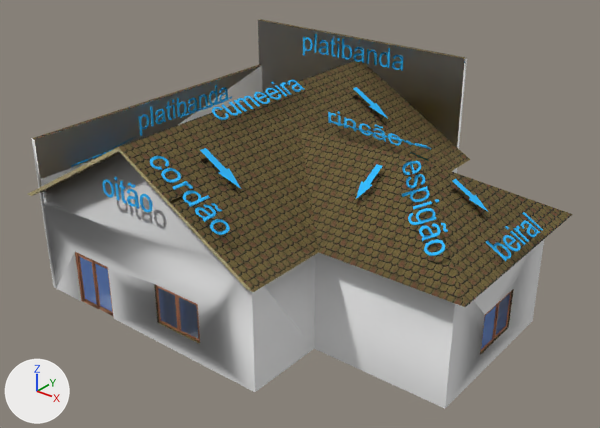
What one commit did to the COLLADA model imagens/casa.dae.
Rendered twice from a 50 mm camera at (16.4, -21.1, 16.3) aimed at (-0.2, -0.3, 3.5). Arrows for +X, +Y and +Z are at lower left; the lights stay in place. Vertices at the same position are counted once.

The first picture shows 'SketchUp'.
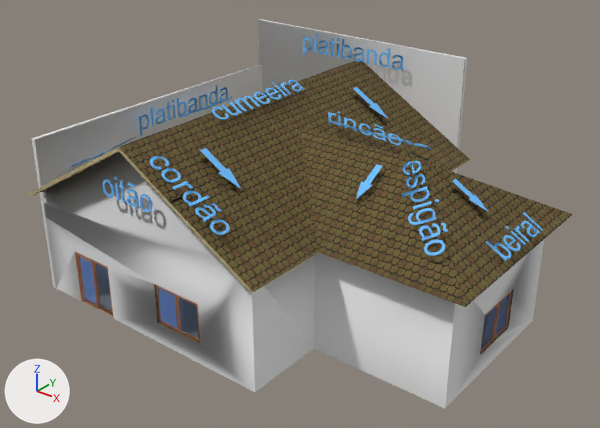
Pixel boxes [x1, y1, x2, y2] of what changed, in the pictures (600 x 428 px; the box of a moved part takes in the faces that stretch with it):
'SketchUp', recoloured, surface changed: [31, 19, 545, 388] in both
part 1 of me_sketchup, moved or reshaped: [77, 107, 222, 318] in both
part 2 of me_sketchup, moved or reshaped: [283, 82, 511, 259] in both
part 3 of me_sketchup, recoloured (brown to grey): [32, 19, 466, 140] in both

Diff of the bpy script that builds the scene:
```diff
--- a/imagens/casa.dae.py
+++ b/imagens/casa.dae.py
@@ mat_color_m00 @@
 mat_color_m00 = principled_material('Color_M00')
-mat_color_m00.base_color = (0.0203, 0.491, 1.0)  # blue #27baff
+mat_color_m00.base_color = (0.159, 0.521, 1.0)  # blue #6fbfff
 mat_color_m00.roughness = 0.9
@@ me_sketchup @@
 me_sketchup.from_pydata(...)  # 7837 vertices, 15352 faces; spans x -7.9..7.9, y -6.2..6.5, z 0.0..8.0
 # used by ob_sketchup; location = (0.0, 0.0, 0.0)
+# me_sketchup part 1: 115 vertices moved within x -7.7..1.3, y -6.1..-0.8, z 2.1..7.5
+# me_sketchup part 2: 61 vertices moved within x -2.2..7.8, y -2.5..2.8, z 4.6..7.5
+# me_sketchup part 3: 4 faces spanning x -7.9..2.2, y -5.6..6.5, z 6.0..8.0 switch from mat_roofing_shingles_gaf_estates (picture img_roofing_shingles_gaf_estates_jpg) to mat_brick_colored_blue (its picture is missing)
 me_sketchup.materials.append(mat_color_m00)
```
